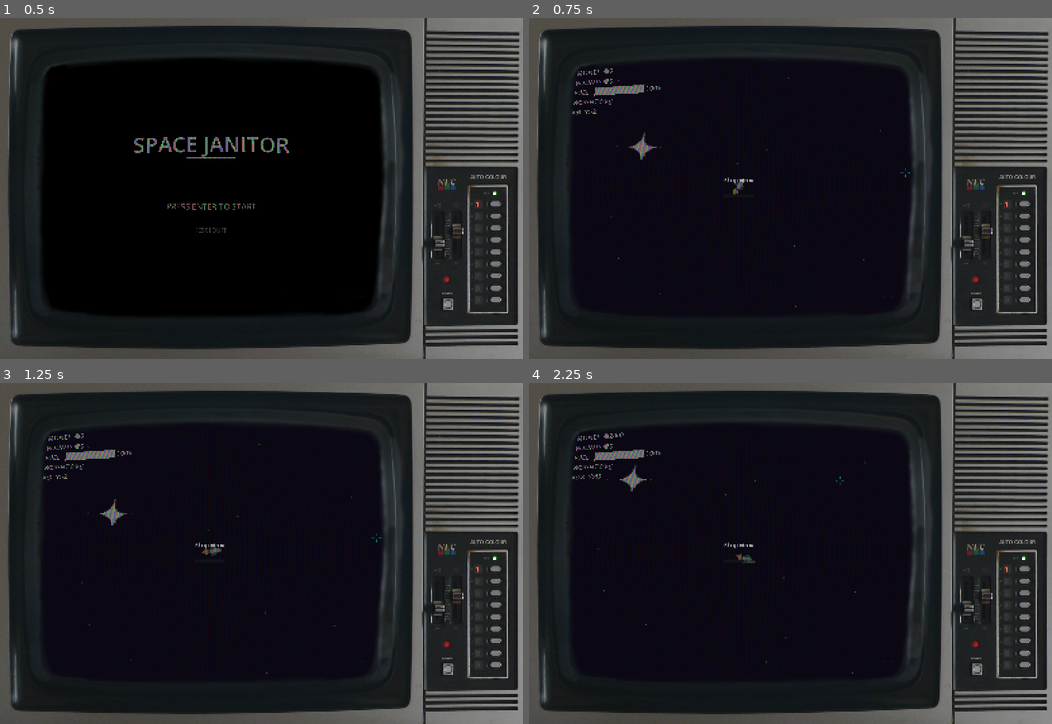
Above: before the commit, frames 1-4 (two rows, left to right).
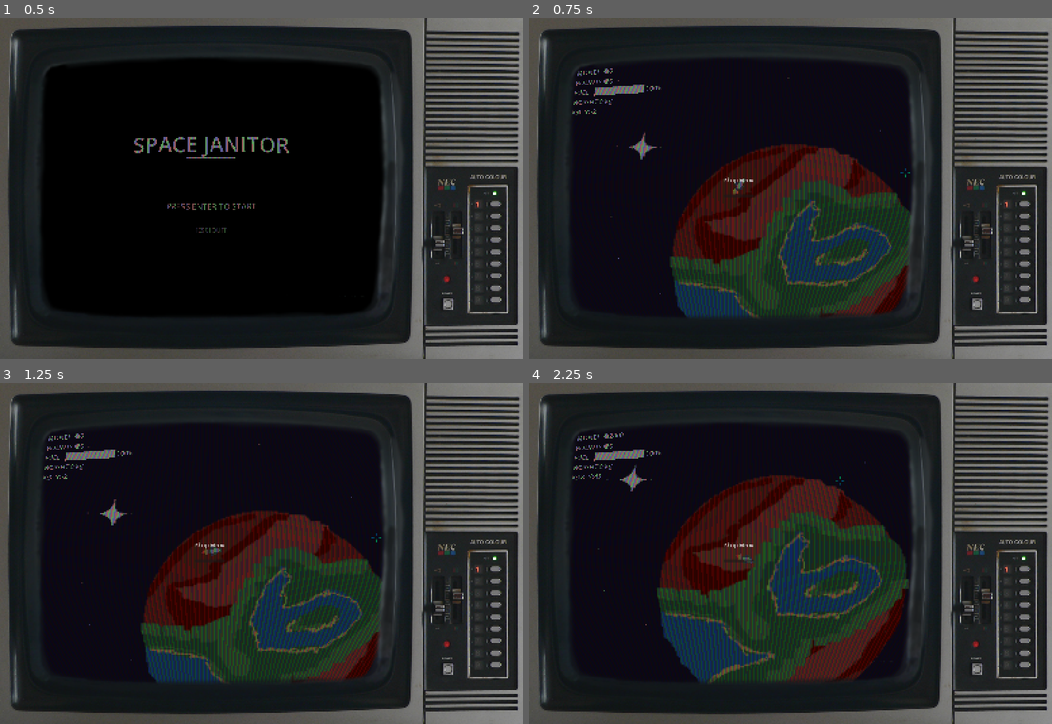
Above: after the commit, the same moments.

Repository: RedNinja17/8bitgamejam2026
Game: Godot game, scene res://scenes/title_screen.tscn
The game is run twice, just before and just after one commit, with the same random seed, the same clock (stepped at 60 frames per second) and the same inputs.
Inputs (mouse positions are in pixels of both pictures, inside the frame that each line leads up to):
- Up to frame 1 (0.5 s): no input
- Up to frame 2 (0.75 s): tap Enter (ui_accept) at 0.5 s; move the mouse to (905, 171) at 0.52 s; tap G at 0.6 s; click (905, 171) at 0.67 s
- Up to frame 3 (1.25 s): tap Enter (ui_accept) at 0.77 s
- Up to frame 4 (2.25 s): drag from (685, 570) to (764, 621) at 1.27 s; move the mouse to (842, 478) at 2.02 s; tap M at 2.1 s; click (842, 478) at 2.17 s

Frame 1 is identical in both runs. In frame 2, 19% of the frame differs, in the area x 27-74%, y 36-89%; in frame 3, 19%; in frame 4, 23%, in the area x 24-73%, y 27-89%.

Commit message:
Planet and net logic works

Diff:
--- a/space-game/scenes/game.tscn
+++ b/space-game/scenes/game.tscn
@@ -11,6 +11,7 @@
 [ext_resource type="Script" uid="uid://cxmx8vk3m4bvv" path="res://scripts/status_menu.gd" id="7_gee14"]
 [ext_resource type="Script" uid="uid://cd4i686eiqwp2" path="res://scripts/hud.gd" id="8_0tnpc"]
 [ext_resource type="Script" uid="uid://b56gwwapgrq6s" path="res://scripts/shop_menu.gd" id="9_vtaks"]
+[ext_resource type="Texture2D" uid="uid://bthgijfy4apli" path="res://assets/sprites/planet.png" id="10_dinhu"]
 
 [sub_resource type="ShaderMaterial" id="ShaderMaterial_gee14"]
 shader = ExtResource("4_lbhrr")
@@ -75,6 +76,13 @@
 [node name="HUD" type="CanvasLayer" parent="SubViewportContainer/SubViewport" unique_id=1081647808]
 script = ExtResource("8_0tnpc")
 
+[node name="StaticBody2D" type="StaticBody2D" parent="SubViewportContainer/SubViewport" unique_id=232663131]
+position = Vector2(50, 75)
+
+[node name="Sprite2D" type="Sprite2D" parent="SubViewportContainer/SubViewport/StaticBody2D" unique_id=395998483]
+scale = Vector2(1.5, 1.5)
+texture = ExtResource("10_dinhu")
+
 [node name="ShopMenu" type="CanvasLayer" parent="SubViewportContainer" unique_id=73955093]
 script = ExtResource("9_vtaks")
 
--- a/space-game/scripts/asteroid.gd
+++ b/space-game/scripts/asteroid.gd
@@ -10,9 +10,14 @@
 var player_in_range: bool = false
 var player_ref: Node2D = null
 
-@onready var net_detection_area: Area2D = $NetDetectionArea
+func _ready() -> void:
+	contact_monitor = true
+	max_contacts_reported = max(max_contacts_reported, 4)
+	if not body_entered.is_connected(_on_body_entered):
+		body_entered.connect(_on_body_entered)
+	if not body_exited.is_connected(_on_body_exited):
+		body_exited.connect(_on_body_exited)
 
-func _ready() -> void:
 	match type:
 		1:
 			sprite.play("1")
@@ -39,6 +44,7 @@
 	if body.is_in_group("player"):
 		player_in_range = true
 		player_ref = body
+		collect_for_player(body)
 
 func _on_body_exited(body: Node2D) -> void:
 	if body.is_in_group("player"):
@@ -46,17 +52,31 @@
 		player_ref = null
 
 func _unhandled_input(event: InputEvent) -> void:
-	if player_in_range and event.is_mouse_button_pressed(MOUSE_BUTTON_MIDDLE):
+	if player_in_range and event.is_mouse_button_pressed(MOUSE_BUTTON_RIGHT):
 		deploy_net()
 
 func deploy_net() -> void:
 	print("Net deployed")
-	if(is_instance_valid(player_ref)):
-		player_ref.get_node("AnimatedSprite2D").play("deploy_net")
-		var reward = collect()
-		player_ref.get_node("AnimatedSprite2D")._add_inventory(reward)
+	if is_instance_valid(player_ref):
+		collect_for_player(player_ref)
 
-	$NetAnimation.play("netted")
+func collect_for_player(player: Node2D) -> void:
+	if not collectable or not is_instance_valid(player):
+		return
+
+	if player.has_node("AnimatedSprite2D"):
+		player.get_node("AnimatedSprite2D").play("deploy_net")
+
+	var reward = collect()
+	if reward == "":
+		return
+
+	if player.has_method("add_inventory"):
+		player.add_inventory(reward)
+
+	if has_node("CollisionShape2D"):
+		$CollisionShape2D.set_deferred("disabled", true)
+	queue_free()
 
 func collect() -> String:
 	var reward = ""
--- a/space-game/scripts/player.gd
+++ b/space-game/scripts/player.gd
@@ -73,6 +73,9 @@
 		for i in get_slide_collision_count():
 			var collision = get_slide_collision(i)
 			var collider = collision.get_collider()
+			if collider != null and collider.has_method("collect_for_player"):
+				collider.collect_for_player(self)
+				continue
 			if collider is RigidBody2D:
 				var push_dir = -collision.get_normal()
 				collider.apply_central_impulse(push_dir * speed * push_force * delta)
